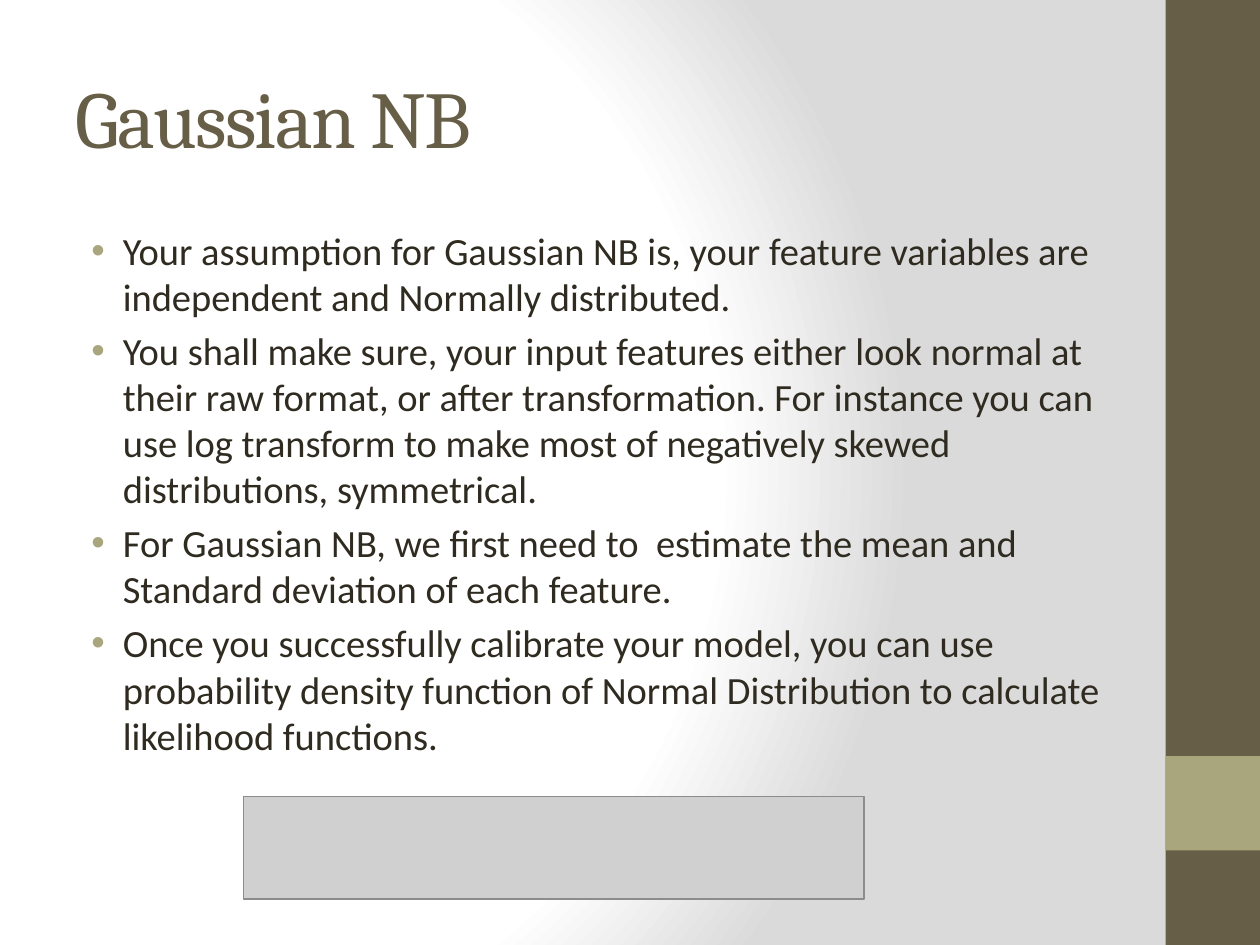
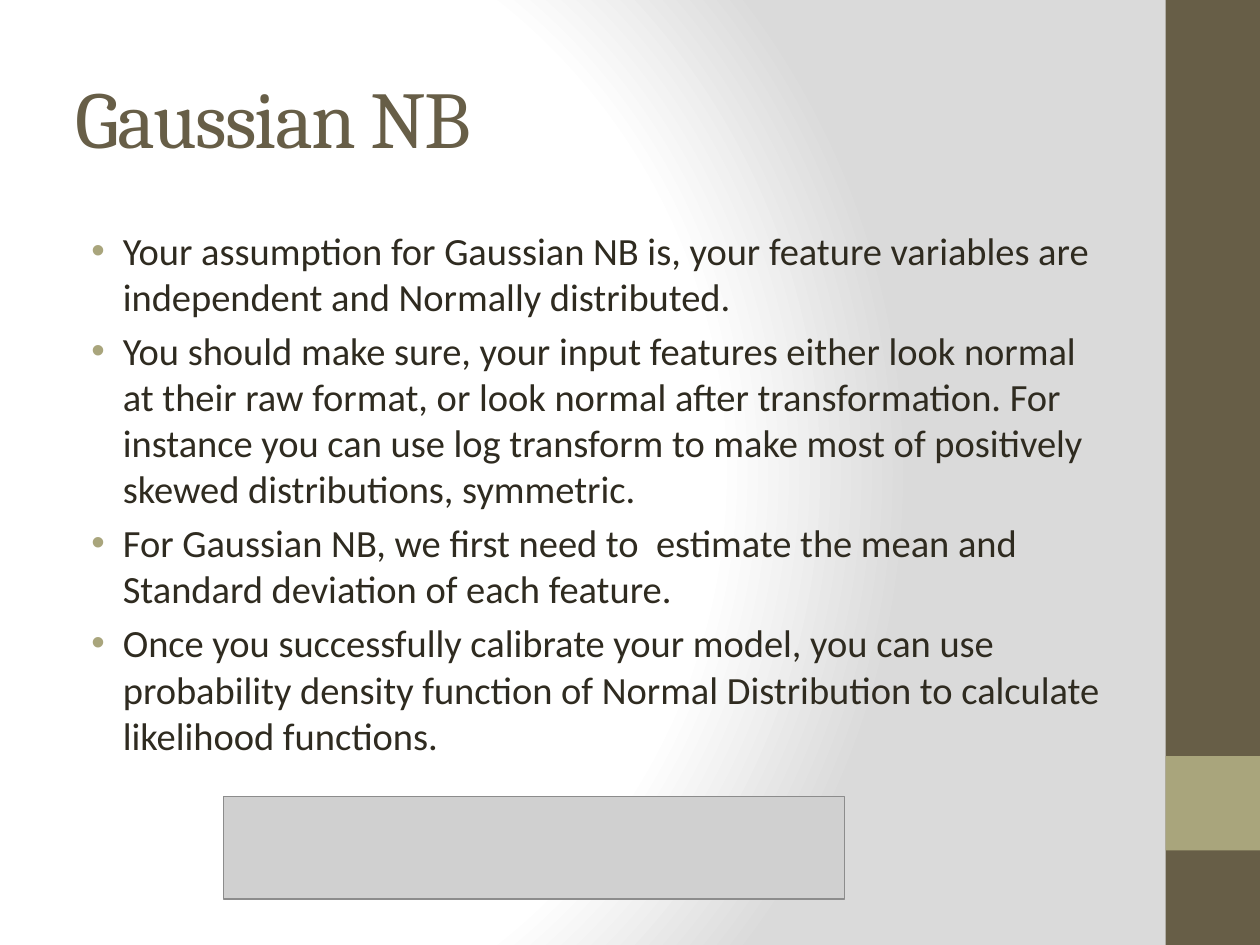
Before and after one commit to readywater/SF-DAT-20, a slide deck: slide 12 of Lecture Notes-Slides/Lecture 17.pptx. Drawn at 1260x945 pixels with LibreOffice and Linux fonts; fonts in the diff are those of the drawing; grey boxes stand for pictures. Boxes give left, top, right and bottom in pixels: in the first picture for what was removed or moved away, otherwise in the second. Text is boxed around its words. In the diff, an @@ line names an element or a change of style, - is before the commit and + after.

```diff
--- a/Lecture Notes-Slides/Lecture 17.pptx
+++ b/Lecture Notes-Slides/Lecture 17.pptx
@@ text at [123, 338, 1082, 510]: text changed @@
-• You shall make sure, your input features either look normal at their raw format, or after transformation. For instance you can use log transform to make most of negatively skewed distributions, symmetrical.
+• You should make sure, your input features either look normal at their raw format, or look normal after transformation. For instance you can use log transform to make most of positively skewed distributions, symmetric.
@@ picture: place and size @@
-picture at [243, 796, 864, 898]
+picture at [223, 796, 844, 898]
```
Also in this commit, not shown: 5 other slides changed.
